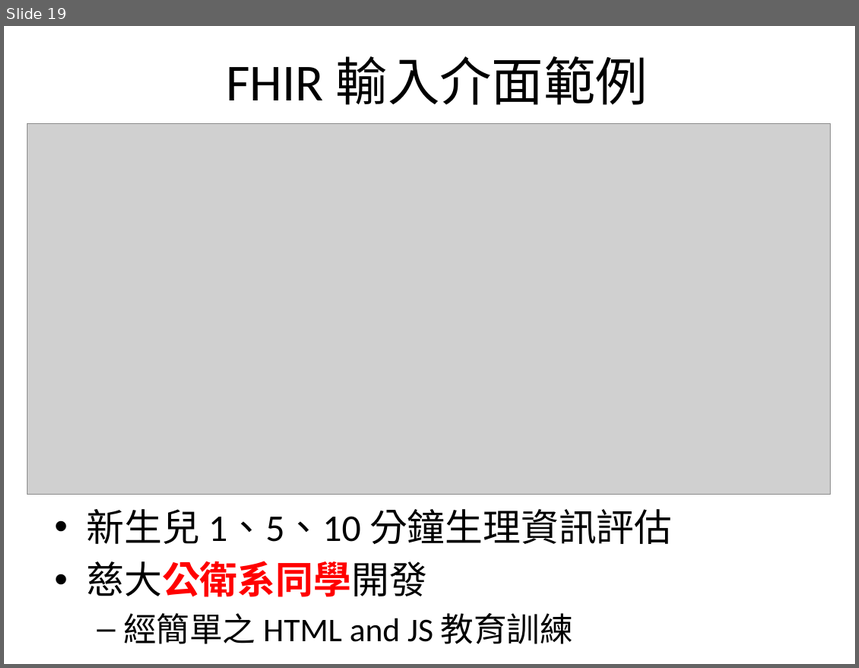
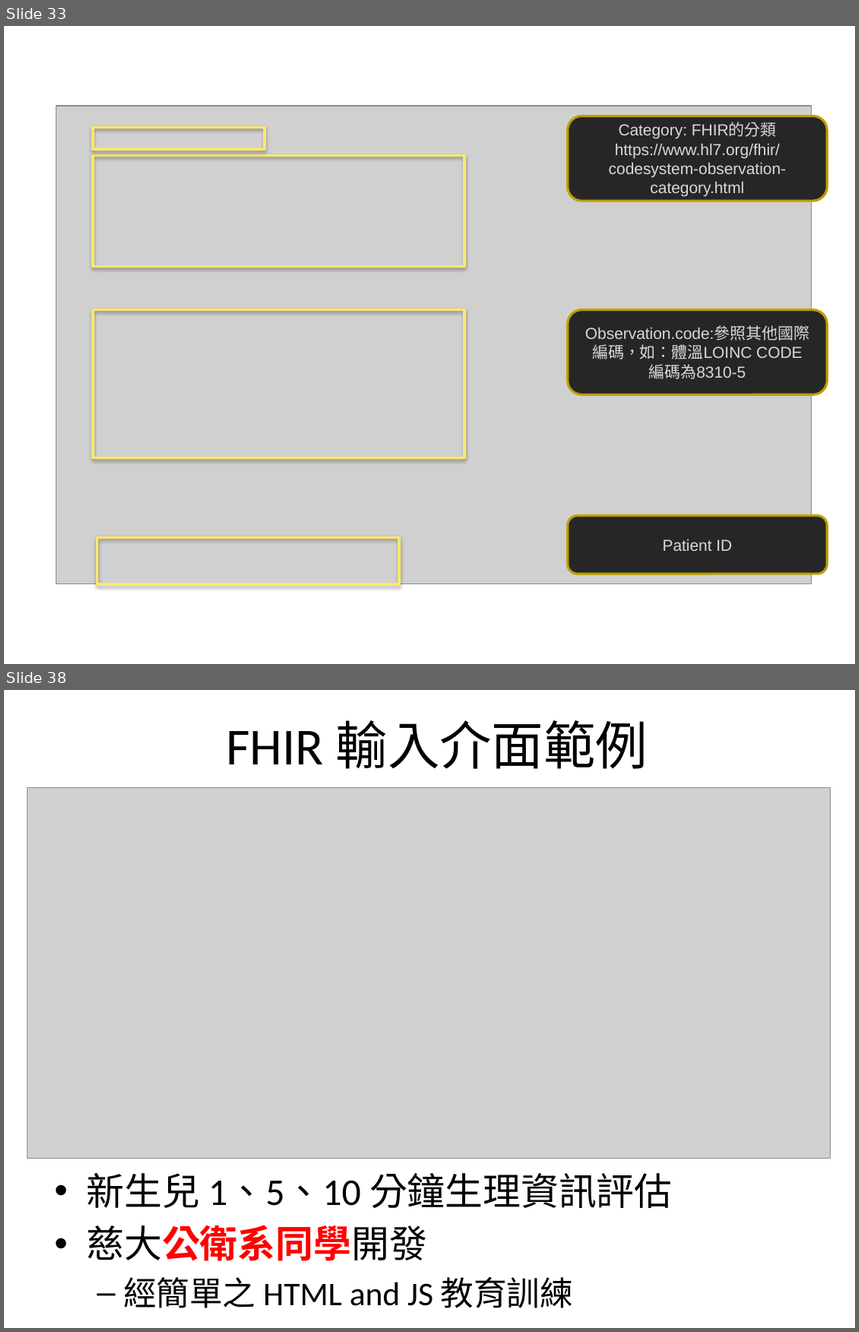
Before and after one commit to mos2718/FHIRspec, a slide deck: Spec/FHIR_Observation.pptx. Shown one above the other, each under a label of ours: slide 19 before the commit, slides 33 and 38 after it; the slides between them are not shown. The pictures are 859x668 and 859x1332 pixels, drawn with LibreOffice and Linux fonts; fonts in the diff are those of the drawing; grey boxes stand for pictures; background and template pictures are left out. Boxes give left, top, right and bottom in pixels: in the first picture for what was removed or moved away, otherwise in the second. Text is boxed around its words. In the diff, an @@ line names an element or a change of style, - is before the commit and + after.

```diff
--- a/Spec/FHIR_Observation.pptx
+++ b/Spec/FHIR_Observation.pptx
@@ slide 33 added at (x1=4, y1=26, x2=855, y2=664), background picture (left out) @@
@@ picture added at (x1=56, y1=106, x2=812, y2=585) @@
@@ rounded rectangle added at (x1=567, y1=116, x2=827, y2=202), fill #262626, outline #BDA100 2 pt, 13.5 pt, text #D9D9D9 @@
+Category: FHIR的分類
+https://www.hl7.org/fhir/codesystem-observation-category.html
@@ rectangle added at (x1=92, y1=127, x2=265, y2=148), outline #FFE866 2.25 pt @@
@@ rectangle added at (x1=92, y1=155, x2=465, y2=266), outline #FFE866 2.25 pt @@
@@ rectangle added at (x1=92, y1=310, x2=465, y2=458), outline #FFE866 2.25 pt @@
@@ rounded rectangle added at (x1=567, y1=310, x2=827, y2=395), fill #262626, outline #BDA100 2 pt, 13.5 pt, text #D9D9D9 @@
+Observation.code:參照其他國際編碼，如：體溫LOINC CODE
+編碼為8310-5
@@ rounded rectangle added at (x1=567, y1=516, x2=827, y2=574), fill #262626, outline #BDA100 2 pt, 13.5 pt, text #D9D9D9 @@
+Patient ID
@@ rectangle added at (x1=97, y1=537, x2=400, y2=585), outline #FFE866 2.25 pt @@
@@ what was slide 19 is now slide 38 @@
```
Also in this commit, not shown: 3 slides changed, 16 other slides added, 5 slides removed.
